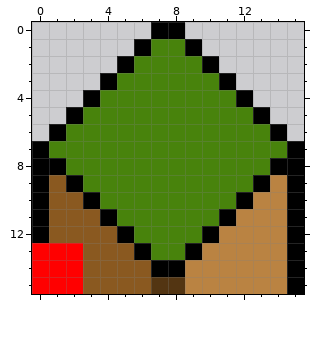
One commit to this pixel-art sprite: chunky/src/res/icons/iso-ne.png. That is the earlier state.
The file is 16x16 pixels.
And afterwards:
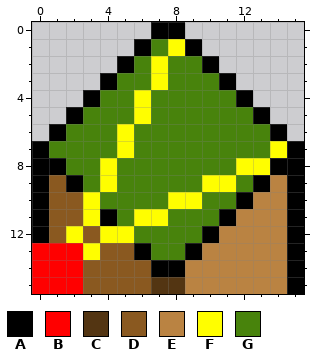
Palette (. is transparent): A #000000  B #ff0000  C #533512  D #8a5920  E #ba8342  F #fffe00  G #48830c
The edit:
The edit turns colour A into colour F in row 10 at x 3; in row 12 at x 5.
The edit turns colour D into colour F in row 11 at x 3; in row 12 at x 2 and 4; in row 13 at x 3.
The edit turns colour G into colour F in row 1 at x 8; in rows 2 to 3 at x 7; in rows 4 to 5 at x 6; in row 6 at x 5; in row 7 at x 5 and 14; in row 8 at x 4 and 12 to 13.
The edit turns colour G into colour F in row 9 at x 4 and 10 to 11; in row 10 at x 8 to 9; in row 11 at x 6 to 7.
